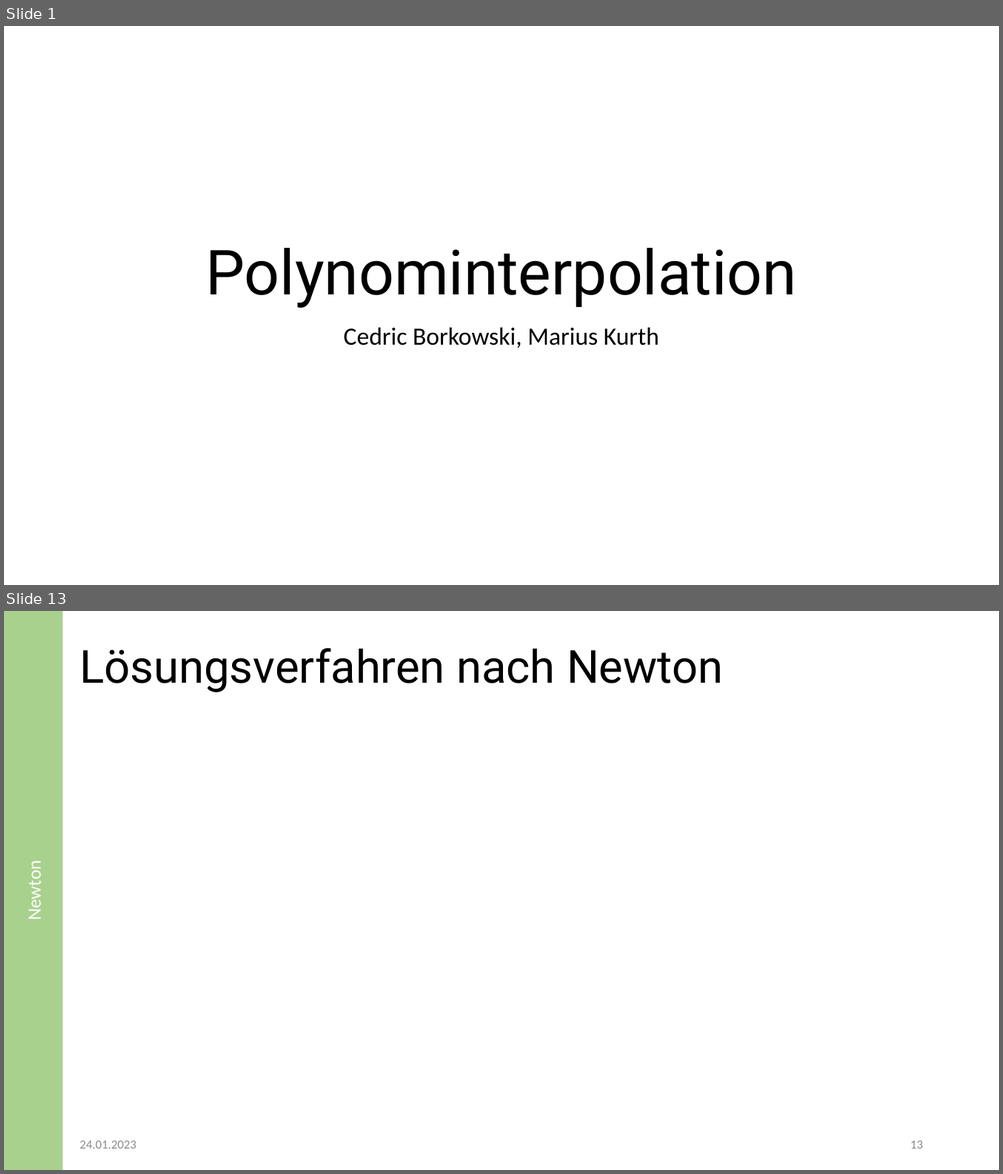
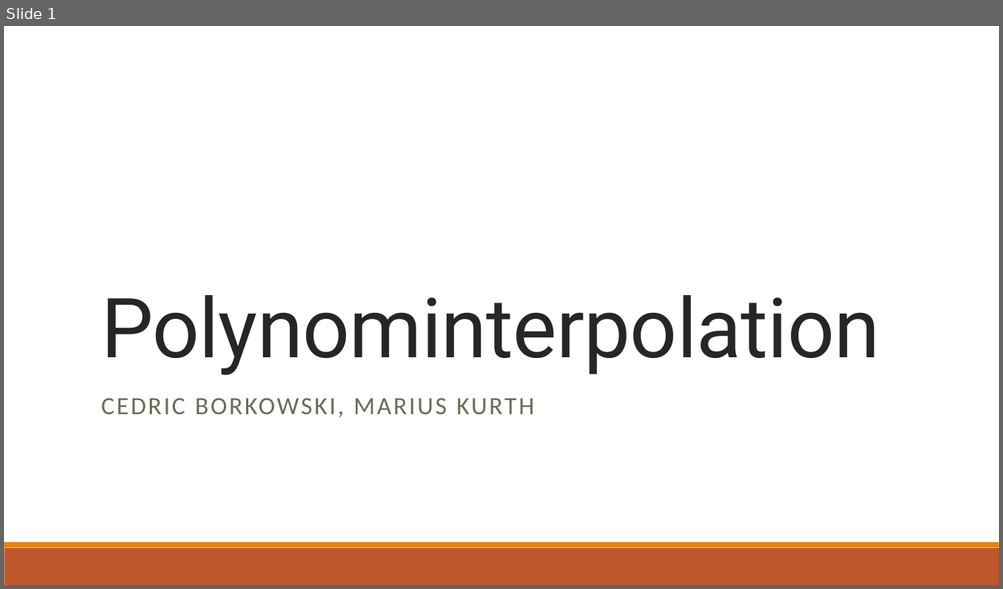
Before and after one commit to CedricBorko/Seminar-Modellierung-Polynominterpolation, a slide deck: Polynominterpolation.pptx. Shown one above the other, each under a label of ours: slides 1 and 13 before the commit, slide 1 after it; the slides between them are not shown. The pictures are 1003x1174 and 1003x589 pixels, drawn with LibreOffice and Linux fonts; fonts in the diff are those of the drawing. Boxes give left, top, right and bottom in pixels: in the first picture for what was removed or moved away, otherwise in the second. Text is boxed around its words. In the diff, an @@ line names an element or a change of style, - is before the commit and + after.

```diff
--- a/Polynominterpolation.pptx
+++ b/Polynominterpolation.pptx
@@ slide 13 removed at (x1=4, y1=611, x2=999, y2=1170), background #FFFFFF @@
@@ rectangle removed at (x1=4, y1=611, x2=63, y2=1170) @@
-Newton
@@ title removed at (x1=79, y1=648, x2=723, y2=692) @@
-Lösungsverfahren nach Newton
@@ text removed at (x1=79, y1=1141, x2=136, y2=1149) @@
-24.01.2023
@@ page number removed at (x1=910, y1=1141, x2=922, y2=1149) @@
-13
@@ slide 1 changed as well @@
@@ title "Polynominterpolation" moved from (x1=205, y1=248, x2=797, y2=308) to (x1=101, y1=295, x2=879, y2=375) @@
@@ title "Polynominterpolation" at (x1=101, y1=295, x2=879, y2=375): size 60 to 80 pt, text colour #000000 to #262626, letter spacing 0 to -0.5 pt; alignment centre to left; line spacing 0.9 to 0.85 @@
@@ subtitle at (x1=101, y1=398, x2=534, y2=417): text changed; text colour #000000 to #637052 @@
-Cedric Borkowski, Marius Kurth
+CEDRIC BORKOWSKI, MARIUS KURTH
@@ rectangle added at (x1=4, y1=548, x2=999, y2=585), fill #BD582C @@
@@ rectangle added at (x1=4, y1=543, x2=999, y2=548), fill #E48312 @@
```
Also in this commit, not shown: 11 other slides changed, 15 slides added, 11 other slides removed, 5 other files.
